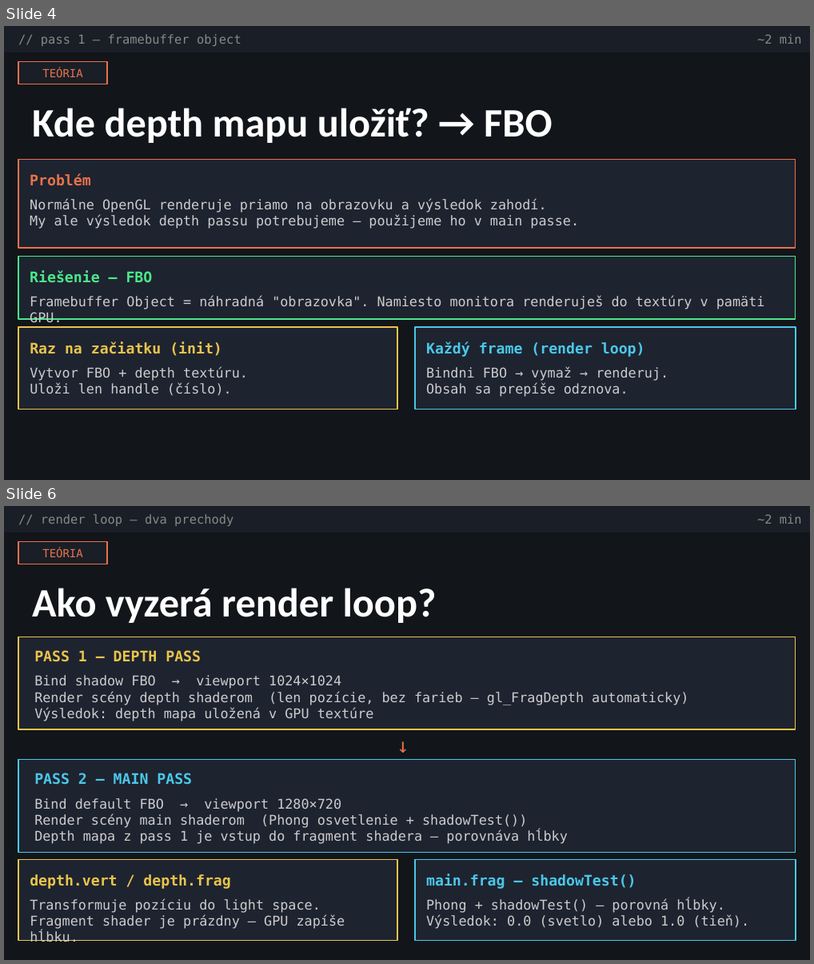
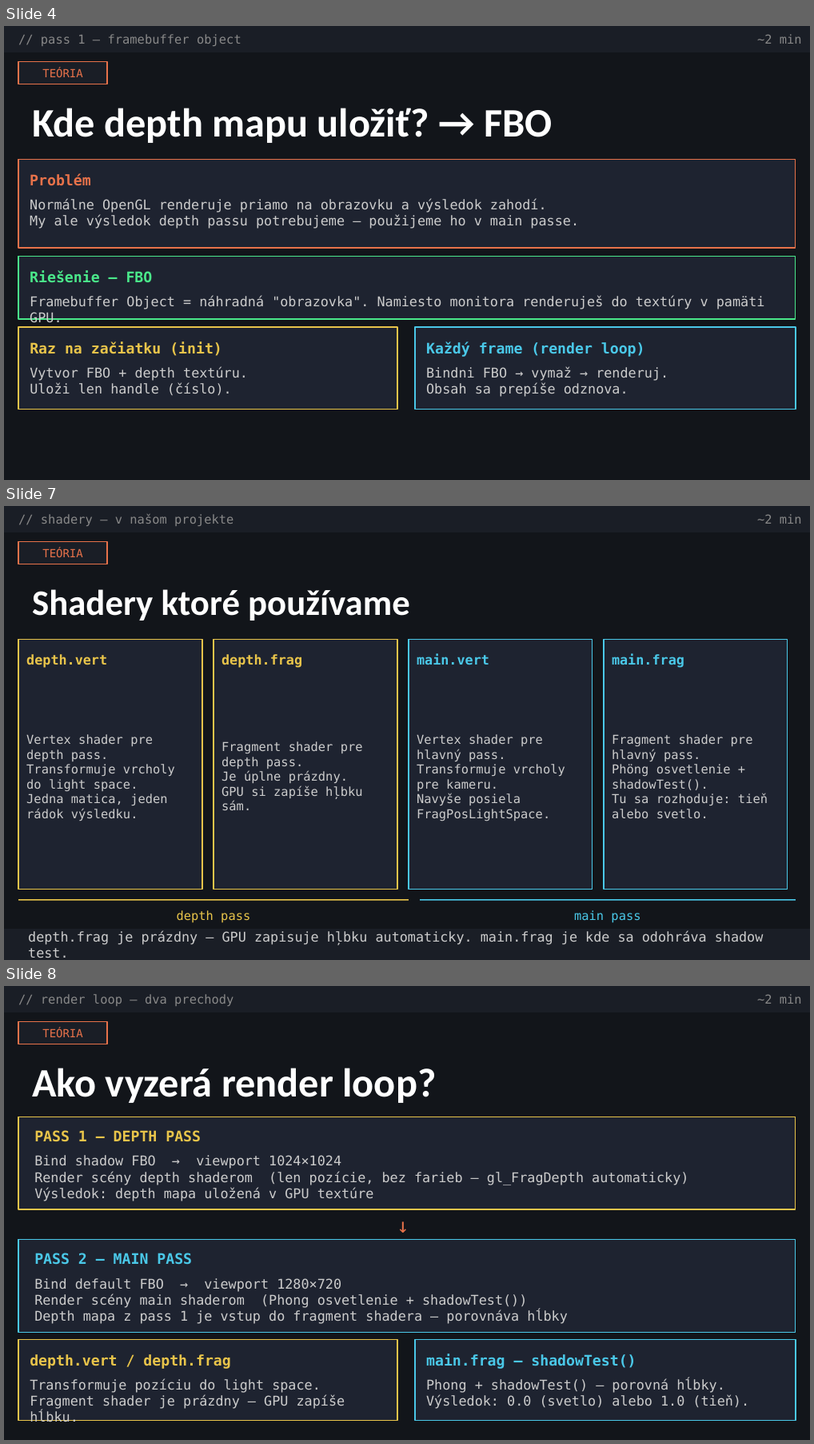
Before and after one commit to jeniaxhd/shadowMapping, a slide deck: shadow_mapping_new.pptx. Shown one above the other, each under a label of ours: slides 4 and 6 before the commit, slides 4, 7 and 8 after it; the slides between them are not shown. The pictures are 814x964 and 814x1444 pixels, drawn with LibreOffice and Linux fonts; fonts in the diff are those of the drawing. Boxes give left, top, right and bottom in pixels: in the first picture for what was removed or moved away, otherwise in the second. Text is boxed around its words. In the diff, an @@ line names an element or a change of style, - is before the commit and + after.

```diff
--- a/shadow_mapping_new.pptx
+++ b/shadow_mapping_new.pptx
@@ slide 7 added at box(4, 506, 810, 960), background #12151A @@
@@ rectangle added at box(4, 506, 810, 532), fill #1A1E26, outline #1A1E26 1 pt @@
@@ text added at box(41, 514, 234, 526), 11 pt, text #888888 @@
+// shadery — v našom projekte
@@ text added at box(758, 514, 802, 524), 11 pt, text #888888 @@
+~2 min
@@ rectangle added at box(18, 541, 107, 564), fill #1A1E26, outline #E8724A 1 pt @@
@@ text added at box(42, 548, 82, 557), 10 pt, text #E8724A @@
+TEÓRIA
@@ text added at box(32, 589, 410, 620), 32 pt, text #FFFFFF, bold @@
+Shadery ktoré používame
@@ rectangle added at box(18, 639, 202, 889), fill #1E2330, outline #E8C44A 1 pt @@
@@ rectangle added at box(214, 639, 398, 889), fill #1E2330, outline #E8C44A 1 pt @@
@@ rectangle added at box(409, 639, 593, 889), fill #1E2330, outline #4AC8E8 1 pt @@
@@ rectangle added at box(604, 639, 788, 889), fill #1E2330, outline #4AC8E8 1 pt @@
@@ text added at box(26, 654, 107, 668), 12 pt, text #E8C44A, bold @@
+depth.vert
@@ text added at box(222, 654, 302, 668), 12 pt, text #E8C44A, bold @@
+depth.frag
@@ text added at box(417, 654, 490, 664), 12 pt, text #4AC8E8, bold @@
+main.vert
@@ text added at box(612, 654, 685, 668), 12 pt, text #4AC8E8, bold @@
+main.frag
@@ text added at box(26, 734, 175, 820), 11 pt, text #CCCCCC @@
+Vertex shader pre depth pass.
+Transformuje vrcholy do light space.
+Jedna matica, jeden rádok výsledku.
@@ text added at box(222, 741, 363, 810), 11 pt, text #CCCCCC @@
+Fragment shader pre depth pass.
+Je úplne prázdny.
+GPU si zapíše hļbku sám.
@@ text added at box(417, 734, 566, 821), 11 pt, text #CCCCCC @@
+Vertex shader pre hlavný pass.
+Transformuje vrcholy pre kameru.
+Navyše posiela FragPosLightSpace.
@@ text added at box(612, 734, 768, 818), 11 pt, text #CCCCCC @@
+Fragment shader pre hlavný pass.
+Phöng osvetlenie + shadowTest().
+Tu sa rozhoduje: tieň alebo svetlo.
@@ line added from (18, 900) to (409, 900), #E8C44A 1 pt @@
@@ text added at box(177, 910, 250, 922), 11 pt, text #E8C44A @@
+depth pass
@@ line added from (420, 900) to (796, 900), #4AC8E8 1 pt @@
@@ text added at box(574, 910, 641, 923), 11 pt, text #4AC8E8 @@
+main pass
@@ rectangle added at box(4, 929, 810, 959), fill #1A1E26, outline #1A1E26 1 pt @@
@@ text added at box(28, 931, 764, 957), 12 pt, text #CCCCCC @@
+depth.frag je prázdny — GPU zapisuje hļbku automaticky. main.frag je kde sa odohráva shadow test.
@@ what was slide 6 is now slide 8 @@
```
Also in this commit, not shown: 2 other slides added, 1 slide removed.
